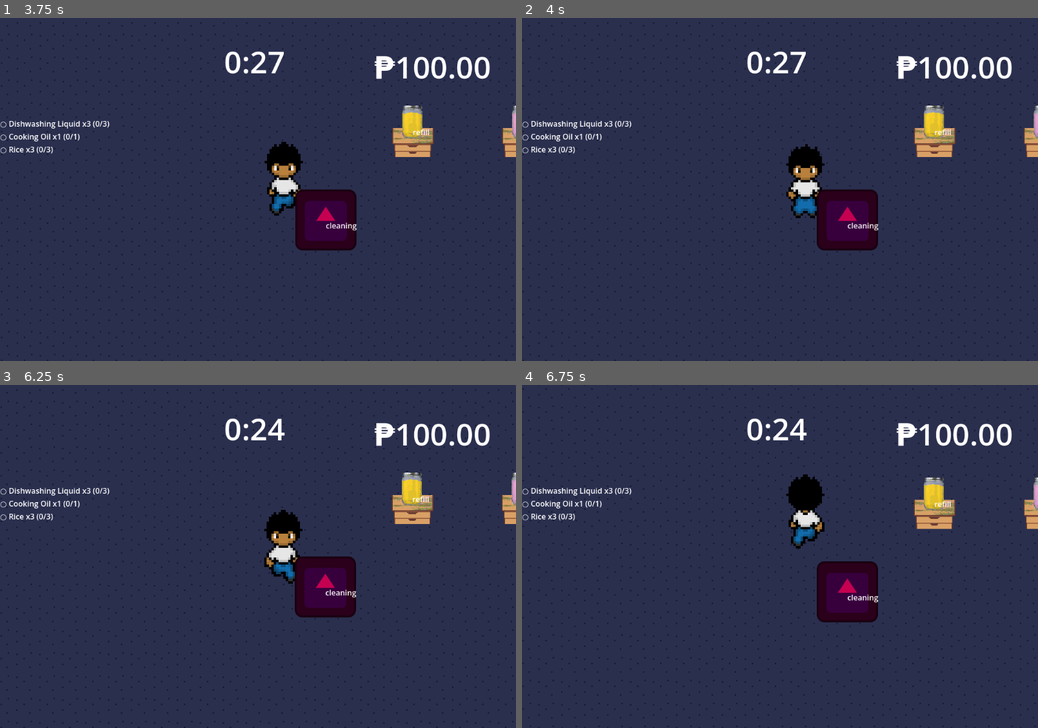
Above: before the commit, frames 1-4 (two rows, left to right).
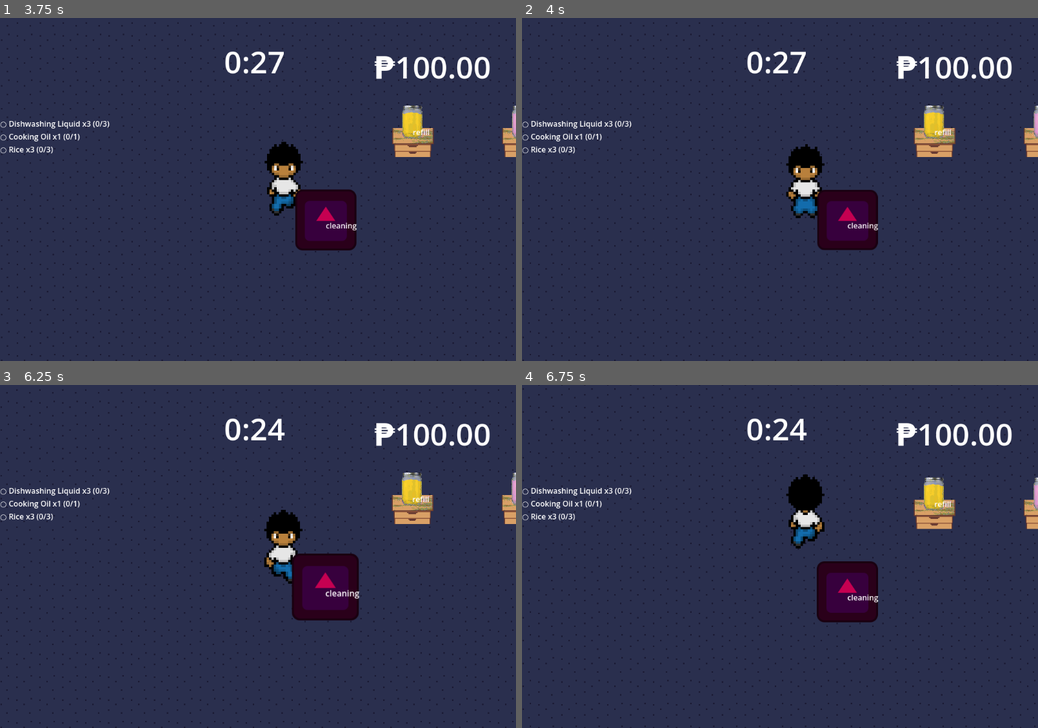
Above: after the commit, the same moments.

Repository: thisotherguyalso/KAILOG-Game
Game: Godot game, scene res://main.tscn
Two runs of this game, one before a commit and one after it. Both use one fixed random seed, a clock stepped at 60 frames per second and the inputs below. The engine's default icon, where the game draws it, is replaced by a stand-in: a white triangle on a blue panel in a dark square.
Inputs (mouse positions are in pixels of both pictures, inside the frame that each line leads up to):
- Up to frame 1 (3.75 s): drag from (134, 330) to (72, 192) at 0.52 s; drag from (196, 330) to (72, 192) at 1.27 s; move the mouse to (258, 330) at 2.02 s; hold Right (ui_right) 2.03-2.75 s; hold Shift (sprint) 2.03-2.75 s; click (258, 330) at 2.17 s; drag from (319, 330) to (397, 220) at 2.77 s; drag from (381, 330) to (283, 189) at 3.52 s
- Up to frame 2 (4 s): no input
- Up to frame 3 (6.25 s): drag from (103, 505) to (180, 470) at 4.27 s; move the mouse to (283, 556) at 5.02 s; hold Down (ui_down) 5.03-5.75 s; hold Shift (sprint) 5.03-5.75 s; click (283, 556) at 5.17 s; drag from (180, 470) to (325, 587) at 5.77 s
- Up to frame 4 (6.75 s): move the mouse to (893, 539) at 6.52 s; hold Up (ui_up) from 6.53 s (still down); hold Shift (sprint) from 6.53 s (still down); click (893, 539) at 6.67 s

Frame 1 is identical in both runs. In frame 2, less than 0.1% of the frame differs, in the area x 57-70%, y 49-68%; in frame 3, 0.7%, in the area x 56-70%, y 49-69%; in frame 4, nothing differs.

Commit message:
Fixed mouse hover tween on stations

Diff:
--- a/kailog-demo/Stations/station.gd
+++ b/kailog-demo/Stations/station.gd
@@ -24,24 +24,41 @@
 
 var _hover_tween: Tween = null
 var _progress_bar: ProgressBar = null
+var _is_hovered := false
 
 
 func _ready() -> void:
 	area_entered.connect(_on_area_entered)
-	area_exited.connect(_on_area_exited)
 
 
-# ── Hover tween ──────────────────────────────────────────────────────────────
+# ── Mouse hover ──────────────────────────────────────────────────────────────
 
-func _on_area_entered(area: Area2D) -> void:
-	if area.has_method("get_item"):
+func _process(_delta: float) -> void:
+	var mouse_screen := get_viewport().get_mouse_position()
+	var mouse_world := get_canvas_transform().affine_inverse() * mouse_screen
+	var is_over := _is_mouse_over(mouse_world)
+
+	if is_over and not _is_hovered:
+		_is_hovered = true
 		_tween_scale(HOVER_SCALE)
-		_try_consume(area)
+	elif not is_over and _is_hovered:
+		_is_hovered = false
+		_tween_scale(NORMAL_SCALE)
 
 
-func _on_area_exited(area: Area2D) -> void:
-	if area.has_method("get_item"):
-		_tween_scale(NORMAL_SCALE)
+func _is_mouse_over(world_pos: Vector2) -> bool:
+	var shape_node := $CollisionShape2D as CollisionShape2D
+	if shape_node == null or shape_node.shape == null:
+		return false
+	var local := world_pos - global_position
+	if shape_node.shape is RectangleShape2D:
+		var rect := shape_node.shape as RectangleShape2D
+		var half := rect.size / 2.0
+		return Rect2(-half, rect.size).has_point(local)
+	elif shape_node.shape is CircleShape2D:
+		var circle := shape_node.shape as CircleShape2D
+		return local.length() <= circle.radius
+	return false
 
 
 func _tween_scale(target: Vector2) -> void:
@@ -74,6 +91,10 @@
 
 
 # ── Pickup detection ─────────────────────────────────────────────────────────
+
+func _on_area_entered(area: Area2D) -> void:
+	_try_consume(area)
+
 
 func check_for_overlapping_pickups() -> void:
 	await get_tree().physics_frame
